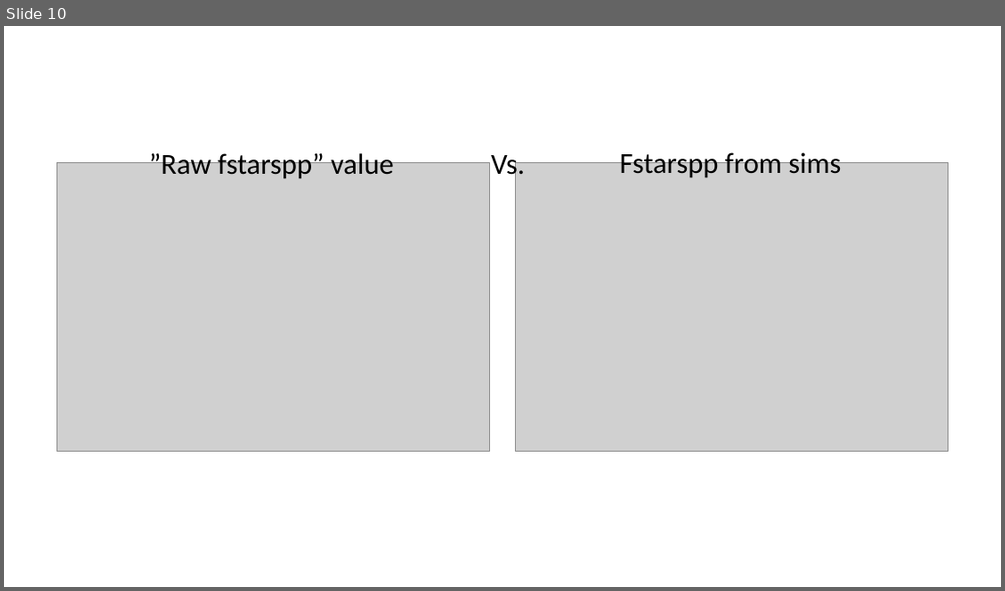
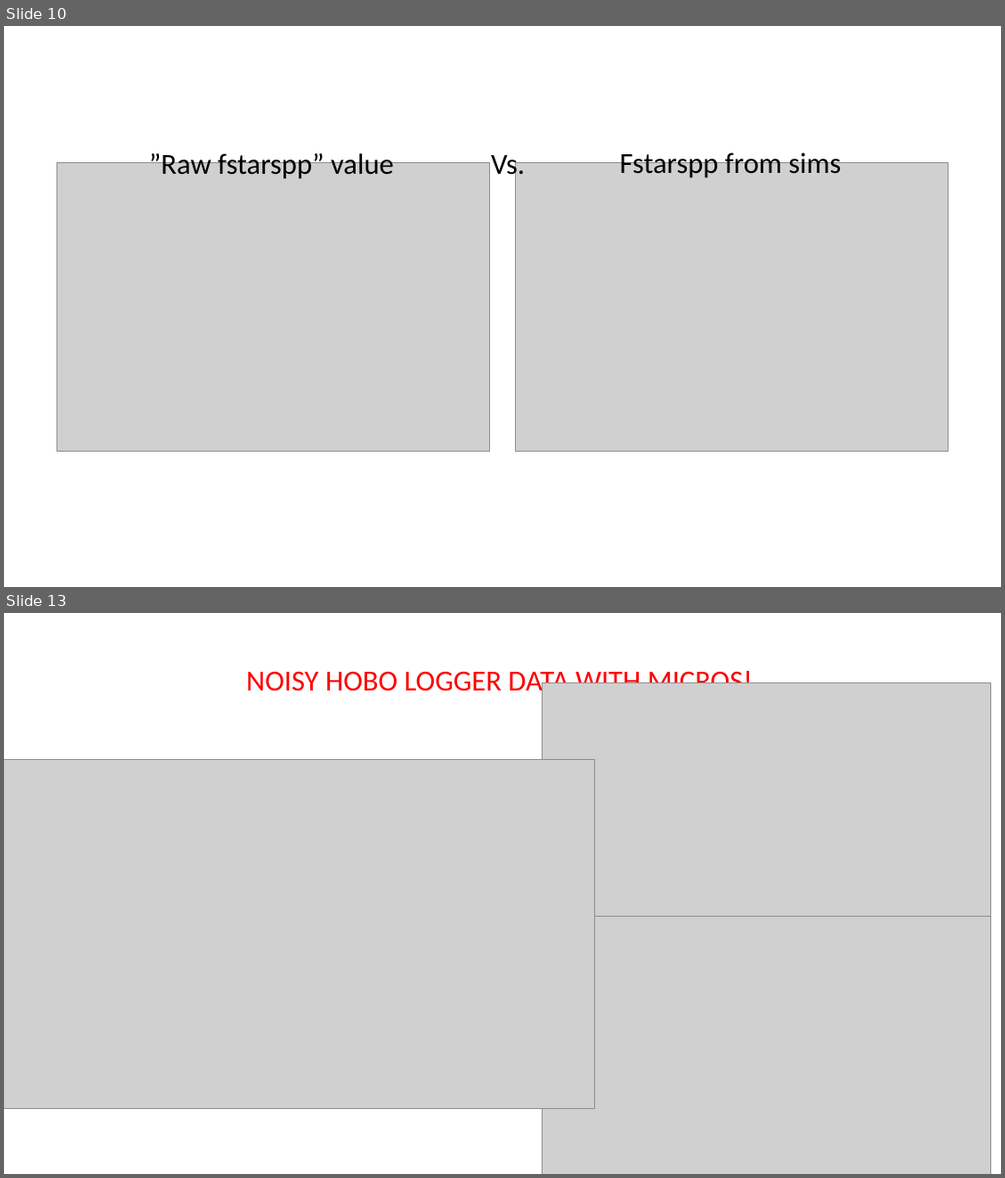
Before and after one commit to cchambe12/microclimates, a slide deck: notes/micro_understandinggdd.pptx. Shown one above the other, each under a label of ours: slide 10 before the commit, slides 10 and 13 after it; the slides between them are not shown. The pictures are 1005x591 and 1005x1178 pixels, drawn with LibreOffice and Linux fonts; fonts in the diff are those of the drawing; grey boxes stand for pictures. Boxes give left, top, right and bottom in pixels: in the first picture for what was removed or moved away, otherwise in the second. Text is boxed around its words. In the diff, an @@ line names an element or a change of style, - is before the commit and + after.

```diff
--- a/notes/micro_understandinggdd.pptx
+++ b/notes/micro_understandinggdd.pptx
@@ slide 13 added at (x1=4, y1=613, x2=1001, y2=1174), background #FFFFFF @@
@@ text added at (x1=246, y1=666, x2=752, y2=698), 28 pt, text #FF0000 @@
+NOISY HOBO LOGGER DATA WITH MICROS!
@@ picture added at (x1=542, y1=683, x2=990, y2=982) @@
@@ picture added at (x1=4, y1=760, x2=595, y2=1109) @@
@@ picture added at (x1=542, y1=916, x2=990, y2=1174) @@
```
Also in this commit, not shown: 3 other slides added, 23 other files.
